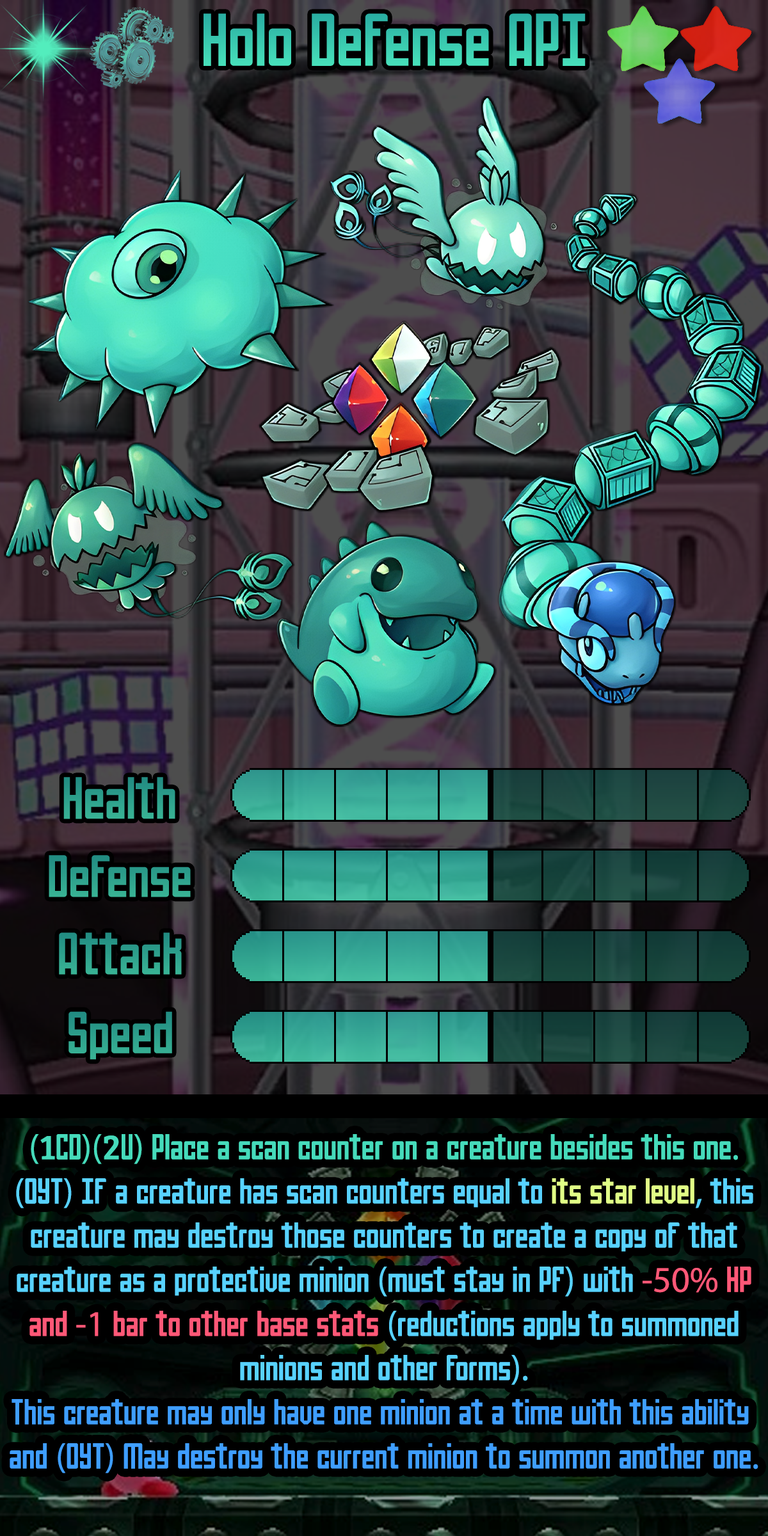
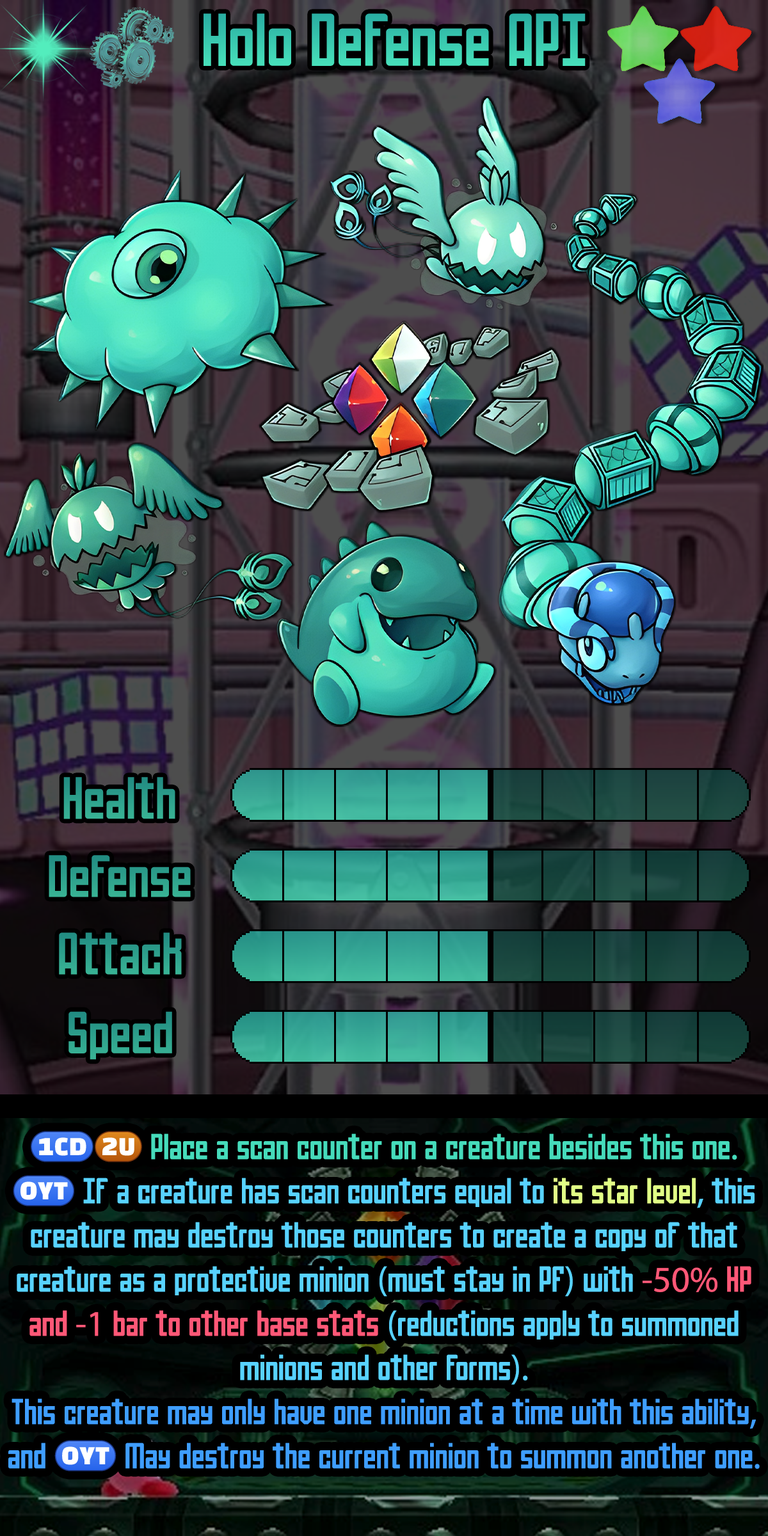
Before/after of a w=768, h=1536 layered artwork. What changed in the layer stack:
painted on "Ability" over (8, 1130, 760, 1474)
